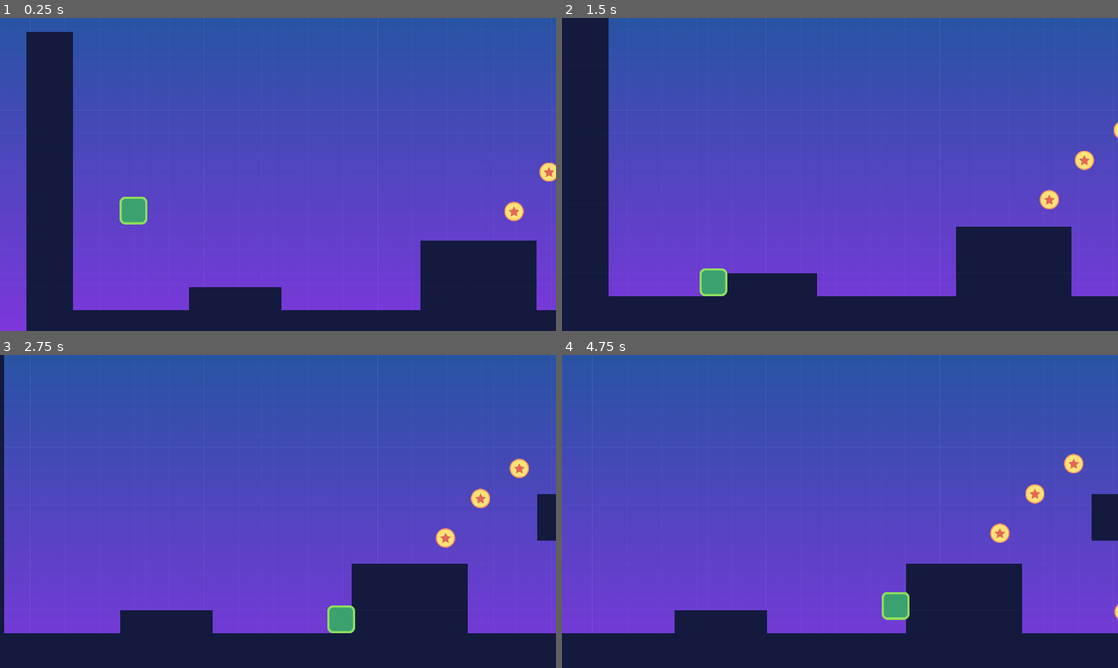
Above: before the commit, frames 1-4 (two rows, left to right).
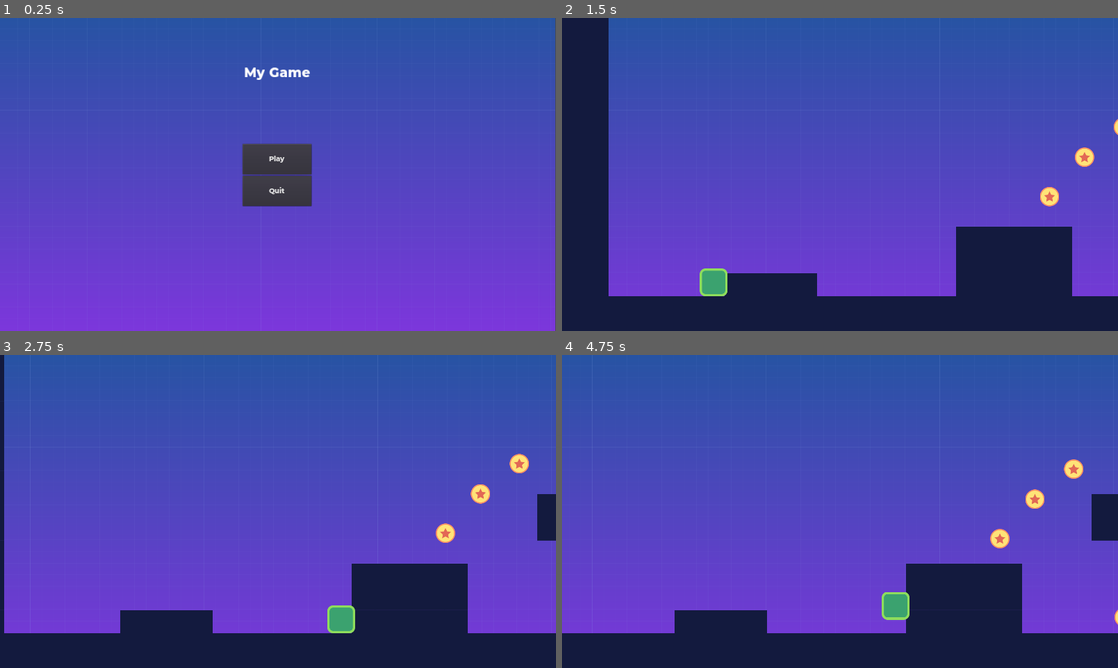
Above: after the commit, the same moments.

Repository: Boosh7400/Godot_Test_Repo
Game: Godot game, scene res://src/Screens/MainScreen.tscn
Two runs of this game, one before a commit and one after it. Both use one fixed random seed, a clock stepped at 60 frames per second and the inputs below. Before the commit the project starts from res://src/Levels/Level 1.tscn.
Inputs (mouse positions are in pixels of both pictures, inside the frame that each line leads up to):
- Up to frame 1 (0.25 s): no input
- Up to frame 2 (1.5 s): click (840, 158) at 0.5 s, where only the run after the commit has a clickable "Play"; hold D (move_right) from 1.28 s (still down)
- Up to frame 3 (2.75 s): keep holding D (move_right); tap W (jump) at 1.52, 2.27 s
- Up to frame 4 (4.75 s): release D (move_right) at 2.78 s; hold A (move_left) 2.78-3.53 s; hold D (move_right) from 3.53 s (still down); tap W (jump) at 3.77, 4.52 s

The runs differ from the first frame. In frame 1, 23% of the frame differs, in the area x 4-100%, y 0-100%; in frame 2, 0.4%; in frame 3, 0.5%; in frame 4, 0.6%.

Commit message:
Start and End screens added

Diff:
--- /dev/null
+++ b/assets/new_dynamicfont.tres
@@ -0,0 +1,7 @@
+[gd_resource type="DynamicFont" load_steps=2 format=2]
+
+[ext_resource path="res://assets/montserrat_extrabold.otf" type="DynamicFontData" id=1]
+
+[resource]
+size = 24
+font_data = ExtResource( 1 )
--- /dev/null
+++ b/assets/ui_theme.tres
@@ -0,0 +1,6 @@
+[gd_resource type="Theme" load_steps=2 format=2]
+
+[ext_resource path="res://assets/new_dynamicfont.tres" type="DynamicFont" id=1]
+
+[resource]
+default_font = ExtResource( 1 )
--- a/project.godot
+++ b/project.godot
@@ -21,8 +21,12 @@
 [application]
 
 config/name="Platformer"
-run/main_scene="res://src/Levels/Level 1.tscn"
+run/main_scene="res://src/Screens/MainScreen.tscn"
 config/icon="res://icon.png"
+
+[autoload]
+
+PlayerData="*res://src/Autoload/PlayerData.tscn"
 
 [display]
 
--- a/src/Actors/Enemy.gd
+++ b/src/Actors/Enemy.gd
@@ -1,4 +1,6 @@
 extends "res://src/Actors/Actor.gd"
+
+export var score: = 100
 
 func _ready() -> void:
 	#set_physics_process(false)
@@ -8,10 +10,14 @@
 	if body.global_position.y > get_node("StompDetector").global_position.y:
 		return
 	get_node("CollisionShape2D").disabled = true
-	queue_free()
+	die()
 
 func _physics_process(delta: float) -> void:
 	_velocity.y += gravity * delta
 	if is_on_wall():
 		_velocity.x *= -1.0
 	_velocity.y = move_and_slide(_velocity, FLOOR_NORMAL).y
+
+func die() -> void:
+	PlayerData.score += score
+	queue_free()
--- a/src/Actors/Player.gd
+++ b/src/Actors/Player.gd
@@ -12,7 +12,7 @@
 	_velocity = calculate_stomp_velocity(_velocity, stomp_impulse)
 
 func _on_EnemyDetector_body_entered(body) -> void:
-	queue_free()
+	die()
 
 func get_direction() -> Vector2:
 	return Vector2(
@@ -39,3 +39,7 @@
 	var out: = linear_velocity
 	out.y = -impulse
 	return out
+
+func die() -> void:
+	PlayerData.deaths += 1
+	queue_free()
--- /dev/null
+++ b/src/Autoload/PlayerData.gd
@@ -0,0 +1,19 @@
+extends Node
+
+signal score_updated
+signal player_died
+
+var score: = 0 setget set_score
+var deaths: = 0 setget set_deaths
+
+func stat_reset() -> void:
+	score = 0
+	deaths = 0
+
+func set_score(value: int) -> void:
+	score = value
+	emit_signal("score_updated")
+
+func set_deaths(value: int) -> void:
+	deaths = value
+	emit_signal("player_died")
--- /dev/null
+++ b/src/Autoload/PlayerData.tscn
@@ -0,0 +1,6 @@
+[gd_scene load_steps=2 format=2]
+
+[ext_resource path="res://src/Autoload/PlayerData.gd" type="Script" id=1]
+
+[node name="PlayerData" type="Node"]
+script = ExtResource( 1 )
--- a/src/Objects/Coin.gd
+++ b/src/Objects/Coin.gd
@@ -2,7 +2,11 @@
 
 onready var anim_player: AnimationPlayer = get_node("AnimationPlayer")
 
-
+export var score: = 100
 
 func _on_Coin_body_entered(body) -> void:
+	picked()
+
+func picked() -> void:
+	PlayerData.score += score
 	anim_player.play("Fade out")
--- /dev/null
+++ b/src/Screens/EndScreen.tscn
@@ -0,0 +1,71 @@
+[gd_scene load_steps=8 format=2]
+
+[ext_resource path="res://assets/background.png" type="Texture" id=1]
+[ext_resource path="res://assets/ui_theme.tres" type="Theme" id=2]
+[ext_resource path="res://src/User Interface/QuitButton.gd" type="Script" id=3]
+[ext_resource path="res://src/User Interface/PlayButton.gd" type="Script" id=4]
+[ext_resource path="res://src/User Interface/QuitButton.tscn" type="PackedScene" id=5]
+[ext_resource path="res://src/User Interface/ChangeSceneButton.tscn" type="PackedScene" id=6]
+[ext_resource path="res://src/User Interface/Title.tscn" type="PackedScene" id=7]
+
+[node name="EndScreen" type="Control"]
+anchor_right = 1.0
+anchor_bottom = 1.0
+theme = ExtResource( 2 )
+
+[node name="Background" type="TextureRect" parent="."]
+anchor_right = 1.0
+anchor_bottom = 1.0
+texture = ExtResource( 1 )
+expand = true
+stretch_mode = 2
+
+[node name="Menu" type="VBoxContainer" parent="."]
+anchor_left = 0.5
+anchor_top = 0.5
+anchor_right = 0.5
+anchor_bottom = 0.5
+margin_left = -119.0
+margin_right = 119.0
+margin_bottom = 214.0
+
+[node name="PlayButton" type="Button" parent="Menu" instance=ExtResource( 6 )]
+margin_right = 238.0
+margin_bottom = 105.0
+size_flags_vertical = 3
+text = "Play again"
+script = ExtResource( 4 )
+next_scene_path = "res://src/Screens/MainScreen.tscn"
+
+[node name="QuitButton" type="Button" parent="Menu" instance=ExtResource( 5 )]
+margin_top = 109.0
+margin_right = 238.0
+margin_bottom = 214.0
+size_flags_vertical = 3
+text = "Quit"
+script = ExtResource( 3 )
+
+[node name="Title" parent="." instance=ExtResource( 7 )]
+anchor_top = 0.5
+anchor_bottom = 0.5
+margin_top = -300.0
+margin_bottom = -63.0
+text = "End of game,
+Congrats!
+
+"
+
+[node name="Stats" type="Label" parent="."]
+anchor_left = 0.5
+anchor_top = 0.5
+anchor_right = 0.5
+anchor_bottom = 0.5
+margin_left = -94.0
+margin_top = -118.0
+margin_right = 94.0
+margin_bottom = -53.0
+text = "Final score: %s
+Deaths: %s"
+
+[connection signal="button_up" from="Menu/PlayButton" to="Menu/PlayButton" method="_on_button_up"]
+[connection signal="button_up" from="Menu/QuitButton" to="Menu/QuitButton" method="_on_button_up"]
--- /dev/null
+++ b/src/Screens/MainScreen.tscn
@@ -0,0 +1,40 @@
+[gd_scene load_steps=6 format=2]
+
+[ext_resource path="res://assets/background.png" type="Texture" id=1]
+[ext_resource path="res://src/User Interface/Title.tscn" type="PackedScene" id=2]
+[ext_resource path="res://src/User Interface/QuitButton.tscn" type="PackedScene" id=3]
+[ext_resource path="res://src/User Interface/ChangeSceneButton.tscn" type="PackedScene" id=4]
+[ext_resource path="res://assets/ui_theme.tres" type="Theme" id=5]
+
+[node name="MainScreen" type="Control"]
+anchor_right = 1.0
+anchor_bottom = 1.0
+margin_left = -3.0
+margin_right = -3.0
+theme = ExtResource( 5 )
+
+[node name="Background" type="TextureRect" parent="."]
+anchor_right = 1.0
+anchor_bottom = 1.0
+texture = ExtResource( 1 )
+expand = true
+stretch_mode = 2
+
+[node name="Title" parent="." instance=ExtResource( 2 )]
+text = "My Game
+"
+
+[node name="Menu" type="VBoxContainer" parent="."]
+anchor_left = 0.5
+anchor_top = 0.5
+anchor_right = 0.5
+anchor_bottom = 0.5
+margin_left = -119.0
+margin_top = -105.0
+margin_right = 119.0
+margin_bottom = 109.0
+
+[node name="PlayButton" parent="Menu" instance=ExtResource( 4 )]
+next_scene_path = "res://src/Levels/Level 1.tscn"
+
+[node name="QuitButton" parent="Menu" instance=ExtResource( 3 )]
--- /dev/null
+++ b/src/User Interface/ChangeSceneButton.tscn
@@ -0,0 +1,12 @@
+[gd_scene load_steps=2 format=2]
+
+[ext_resource path="res://src/User Interface/PlayButton.gd" type="Script" id=1]
+
+[node name="ChangeSceneButton" type="Button"]
+margin_right = 238.0
+margin_bottom = 105.0
+size_flags_vertical = 3
+text = "Play"
+script = ExtResource( 1 )
+
+[connection signal="button_up" from="." to="." method="_on_button_up"]
--- /dev/null
+++ b/src/User Interface/PlayButton.gd
@@ -0,0 +1,10 @@
+tool
+extends Button
+
+export(String, FILE) var next_scene_path: = ""
+
+func _on_button_up():
+	get_tree().change_scene(next_scene_path)
+
+func _get_configuration_warning() -> String:
+	return "Next scene is not set" if next_scene_path == "" else ""
--- /dev/null
+++ b/src/User Interface/QuitButton.gd
@@ -0,0 +1,6 @@
+extends Button
+
+
+
+func _on_button_up():
+	get_tree().quit()
--- /dev/null
+++ b/src/User Interface/QuitButton.tscn
@@ -0,0 +1,13 @@
+[gd_scene load_steps=2 format=2]
+
+[ext_resource path="res://src/User Interface/QuitButton.gd" type="Script" id=1]
+
+[node name="QuitButton" type="Button"]
+margin_top = 109.0
+margin_right = 238.0
+margin_bottom = 214.0
+size_flags_vertical = 3
+text = "Quit"
+script = ExtResource( 1 )
+
+[connection signal="button_up" from="." to="." method="_on_button_up"]
--- /dev/null
+++ b/src/User Interface/Title.tscn
@@ -0,0 +1,15 @@
+[gd_scene load_steps=2 format=2]
+
+[ext_resource path="res://assets/font_title.tres" type="DynamicFont" id=1]
+
+[node name="Title" type="Label"]
+anchor_left = 0.5
+anchor_right = 0.5
+margin_left = -168.5
+margin_top = 159.0
+margin_right = 168.5
+margin_bottom = 276.0
+custom_fonts/font = ExtResource( 1 )
+text = "Title
+"
+align = 1
